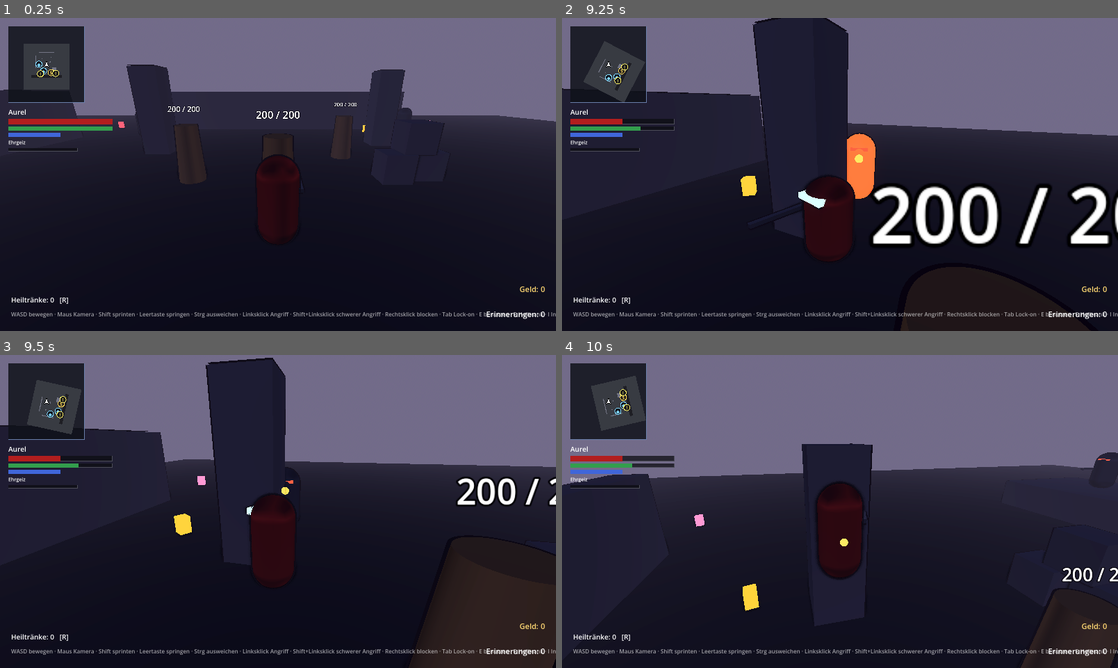
Above: before the commit, frames 1-4 (two rows, left to right).
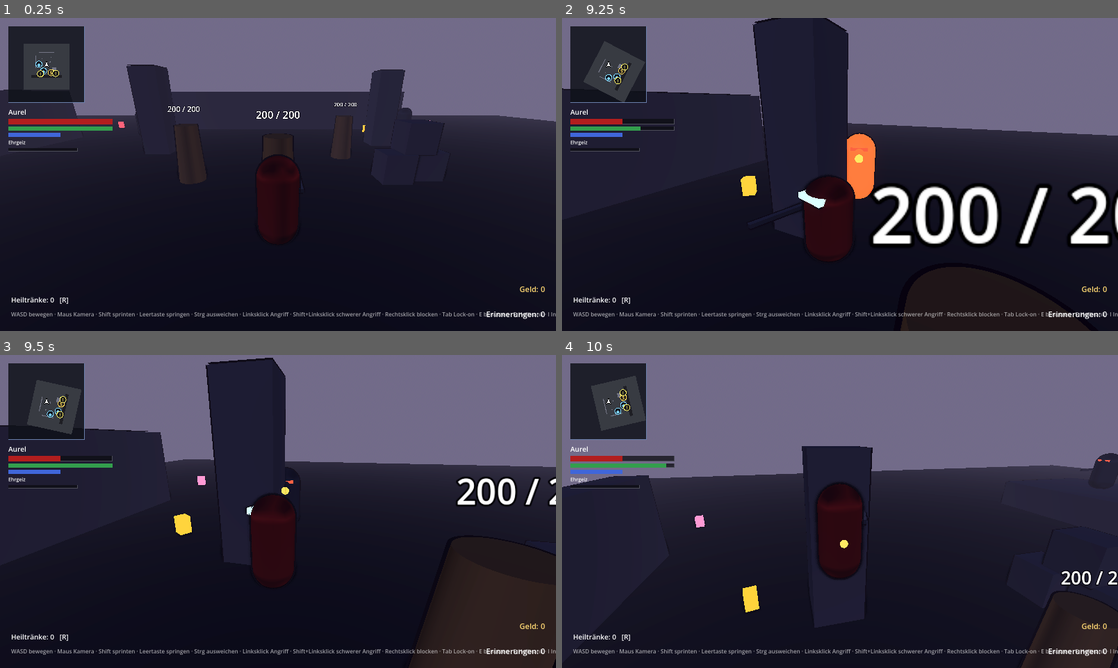
Above: after the commit, the same moments.

Repository: Aurelvonwatzdorf/nr1
Game: Godot game, scene res://tests/smoke_test.tscn
Same seed, same stepped clock (60 frames per second), same inputs: the game is played once before the commit and once after it. This scene is started directly instead of the project's main scene.
Inputs (mouse positions are in pixels of both pictures, inside the frame that each line leads up to):
- Up to frame 1 (0.25 s): no input
- Up to frame 2 (9.25 s): move the mouse to (867, 174) at 0.52 s; hold W (move_forward) 0.53-4.28 s; tap Ctrl (dodge) at 0.6, 1.55, 3.05, 4.35, 6.05, 7.55, 8.85 s; tap Space (jump) at 0.77, 0.8, 1.07, 1.35, 1.52, 1.82, 2.3, 3.02, 3.32, 3.77, 3.8, 4.07, 4.52, 4.82, 5.3, 6.02, 6.32, 6.77, 6.8, 7.07, 7.52, 7.82, 8.3, 9.02 s; move the mouse to (812, 174) at 1.27 s; move the mouse to (851, 168) at 2.02 s; click (851, 168) at 2.1 s; move the mouse to (834, 180) at 2.77 s; right-click (834, 180) at 2.85 s; move the mouse to (878, 177) at 3.52 s; tap F (call_spirit) at 3.6 s; tap I (inventory) at 4.15 s; move the mouse to (673, 127) at 4.27 s; hold A (move_left) 4.28-5.03 s; move the mouse to (845, 174) at 5.02 s; hold W (move_forward) 5.03-5.78 s; tap V (fire) at 5.1 s; move the mouse to (817, 168) at 5.77 s; hold D (move_right) 5.78-6.53 s; tap R (heal) at 5.85 s; move the mouse to (867, 174) at 6.52 s; hold W (move_forward) 6.53-8.78 s; tap E (interact) at 6.6 s; move the mouse to (812, 174) at 7.27 s; tap Middle mouse button (lock_on) at 7.35 s; move the mouse to (851, 168) at 8.02 s; hold Shift (sprint) 8.03-8.78 s; move the mouse to (834, 180) at 8.77 s; hold A (move_left) from 8.78 s (still down)
- Up to frame 3 (9.5 s): keep holding A (move_left); tap Space (jump) at 9.32 s
- Up to frame 4 (10 s): move the mouse to (878, 514) at 9.52 s; release A (move_left) at 9.53 s; hold W (move_forward) from 9.53 s (still down); tap Space (jump) at 9.6, 9.77 s

Frames 1-2 are identical in both runs. In frame 3, less than 0.1% of the frame differs, in the area x 14-21%, y 34-36%; in frame 4, 0.8%, in the area x 0-100%, y 28-100%.

Commit message:
Black market: cyber legs implant allows a double jump
Co-Authored-By: Claude Opus 5.5 <noreply@anthropic.com>
Claude-Session: https://claude.ai/code/session_01RjnwZ2TtYogGPE8DCJukRJ

Diff:
--- /dev/null
+++ b/game/resources/items/cyber_legs.tres
@@ -0,0 +1,12 @@
+[gd_resource type="Resource" script_class="ItemData" format=3]
+
+[ext_resource type="Script" path="res://scripts/items/item_data.gd" id="1_item"]
+
+[resource]
+script = ExtResource("1_item")
+id = &"cyber_legs"
+display_name = "Cyberbeine (Implantat)"
+description = "Cyborg-Implantat vom Schwarzmarkt: Schubdüsen in den Beinen. In der Luft noch einmal springen (Doppelsprung)."
+kind = 1
+color = Color(0.4, 0.9, 1, 1)
+grants_double_jump = true
--- a/game/scenes/levels/santo_santiago.tscn
+++ b/game/scenes/levels/santo_santiago.tscn
@@ -35,6 +35,7 @@
 [ext_resource type="Resource" path="res://resources/items/dermal_plating.tres" id="item_dermal_plating"]
 [ext_resource type="Resource" path="res://resources/items/neuro_booster.tres" id="item_neuro_booster"]
 [ext_resource type="Resource" path="res://resources/items/heart_pump.tres" id="item_heart_pump"]
+[ext_resource type="Resource" path="res://resources/items/cyber_legs.tres" id="item_cyber_legs"]
 
 [sub_resource type="ProceduralSkyMaterial" id="ProceduralSkyMaterial_dusk"]
 sky_top_color = Color(0.16, 0.12, 0.3, 1)
@@ -223,8 +224,8 @@
 [node name="BlackMarket" parent="NPCs" instance=ExtResource("10_npc")]
 transform = Transform3D(1, 0, 0, 0, 1, 0, 0, 0, 1, -26, 0, 91)
 script = ExtResource("11_merchant")
-stock = Array[Resource]([ExtResource("item_pistol"), ExtReso …(186 unchanged characters)… ooster"), ExtResource("item_heart_pump")])
-prices = Array[int]([250, 30, 300, 200, 220, 260, 240, 180])
+stock = Array[Resource]([ExtResource("item_pistol"), ExtReso …(186 unchanged characters)… ooster"), ExtResource("item_heart_pump"), ExtResource("item_cyber_legs")])
+prices = Array[int]([250, 30, 300, 200, 220, 260, 240, 180, 280])
 greeting = "Leise. Hier fragt keiner, woher etwas kommt. Und du fragst auch nicht."
 npc_id = &"city_black_market"
 display_name = "Schwarzhändler"
--- a/game/scripts/items/inventory.gd
+++ b/game/scripts/items/inventory.gd
@@ -51,8 +51,13 @@
 
 ## Besitzt man ein Radar? (Gegner auf der Karte.)
 func has_radar() -> bool:
+	return has_permanent_flag(&"grants_radar")
+
+
+## Hat irgendein dauerhafter Gegenstand diese Eigenschaft (z. B. &"grants_double_jump")?
+func has_permanent_flag(property: StringName) -> bool:
 	for item in get_owned_items():
-		if item.kind == ItemData.Kind.PERMANENT and item.grants_radar:
+		if item.kind == ItemData.Kind.PERMANENT and bool(item.get(property)):
 			return true
 	return false
 
--- a/game/scripts/items/item_data.gd
+++ b/game/scripts/items/item_data.gd
@@ -48,6 +48,8 @@
 @export var bonus_stamina_regen: float = 0.0
 ## Zeigt Gegner auf Minimap und Karte.
 @export var grants_radar: bool = false
+## Erlaubt einen zweiten Sprung in der Luft (Cyberbeine).
+@export var grants_double_jump: bool = false
 
 @export_group("Nahkampfwaffe")
 @export var light_attack: AttackData
--- a/game/scripts/items/item_database.gd
+++ b/game/scripts/items/item_database.gd
@@ -17,6 +17,7 @@
 	&"dermal_plating": "res://resources/items/dermal_plating.tres",
 	&"neuro_booster": "res://resources/items/neuro_booster.tres",
 	&"heart_pump": "res://resources/items/heart_pump.tres",
+	&"cyber_legs": "res://resources/items/cyber_legs.tres",
 }
 
 static var _cache: Dictionary[StringName, ItemData] = {}
--- a/game/scripts/player/player.gd
+++ b/game/scripts/player/player.gd
@@ -37,6 +37,8 @@
 var _execution_targets: Array[Enemy] = []
 ## Zeit bis zum nächsten möglichen Schuss.
 var _fire_cooldown_left: float = 0.0
+## Schon in der Luft nachgesprungen? (Doppelsprung mit Cyberbeinen.)
+var _air_jump_used: bool = false
 
 
 func _ready() -> void:
@@ -118,11 +120,17 @@
 
 
 ## Springen (Leertaste), nur vom Boden aus. Gibt true zurück, wenn gesprungen wurde.
+## In der Luft geht ein zweiter Sprung, wenn man Cyberbeine besitzt.
 func try_jump() -> bool:
-	if not is_input_enabled() or not is_on_floor() or not Input.is_action_just_pressed(&"jump"):
-		return false
-	if not stamina.can_act():
-		return false
+	if is_on_floor():
+		_air_jump_used = false
+	if not is_input_enabled() or not Input.is_action_just_pressed(&"jump") or not stamina.can_act():
+		return false
+	if not is_on_floor():
+		if _air_jump_used or not GameState.inventory.has_permanent_flag(&"grants_double_jump"):
+			return false
+		_air_jump_used = true
+		animator.play_double_jump()
 	stamina.consume(character_data.jump_stamina_cost)
 	velocity.y = character_data.jump_velocity
 	animator.play(&"jump", 0.35)
--- a/game/scripts/player/player_animator.gd
+++ b/game/scripts/player/player_animator.gd
@@ -35,6 +35,31 @@
 			_kill_tween()
 			_tween = create_tween()
 			_tween.tween_property(visual_root, "rotation:x", deg_to_rad(-90.0), 0.5)
+
+
+## Doppelsprung: kurzer Lichtring unter den Füßen (Schub der Cyberbeine).
+func play_double_jump() -> void:
+	if visual_root == null:
+		return
+	var ring := MeshInstance3D.new()
+	var mesh := TorusMesh.new()
+	mesh.inner_radius = 0.35
+	mesh.outer_radius = 0.5
+	ring.mesh = mesh
+	var material := StandardMaterial3D.new()
+	material.shading_mode = BaseMaterial3D.SHADING_MODE_UNSHADED
+	material.albedo_color = Color(0.4, 0.9, 1.0)
+	material.transparency = BaseMaterial3D.TRANSPARENCY_ALPHA
+	ring.material_override = material
+	var parent: Node = visual_root.get_tree().current_scene
+	if parent == null:
+		parent = visual_root
+	parent.add_child(ring)
+	ring.global_position = visual_root.global_position
+	var tween := ring.create_tween().set_parallel()
+	tween.tween_property(ring, "scale", Vector3(2.5, 1.0, 2.5), 0.3)
+	tween.tween_property(material, "albedo_color:a", 0.0, 0.3)
+	tween.chain().tween_callback(ring.queue_free)
 
 
 ## Schuss: kurzer Leuchtstrahl vom Lauf bis zum Einschlag, Mündungsblitz.
--- a/game/tests/smoke_test.gd
+++ b/game/tests/smoke_test.gd
@@ -97,6 +97,27 @@
 	_check(max_y > floor_y + 0.8, "Leertaste springt (Höhe %.2f)" % (max_y - floor_y))
 	await _frames(60)
 	_check(player.is_on_floor(), "Figur landet wieder")
+
+	# Doppelsprung nur mit Cyberbeinen
+	var single_peak := floor_y + 2.0
+	for with_legs: bool in [false, true]:
+		if with_legs:
+			GameState.inventory.add(&"cyber_legs")
+		player.stamina.refill()
+		await _tap(&"jump")
+		await _frames(12)
+		await _tap(&"jump")
+		var peak := floor_y
+		for i in 40:
+			await get_tree().physics_frame
+			peak = maxf(peak, player.global_position.y)
+		if with_legs:
+			_check(peak > single_peak + 0.5, "Cyberbeine: zweiter Sprung in der Luft (Höhe %.2f)" % (peak - floor_y))
+		else:
+			_check(peak < single_peak, "Ohne Cyberbeine kein Doppelsprung (Höhe %.2f)" % (peak - floor_y))
+		await _frames(80)
+	GameState.inventory.remove(&"cyber_legs")
+	_check(player.is_on_floor(), "Nach dem Doppelsprung wieder am Boden")
 
 	# Leben regeneriert nach 10 s ohne Schaden in 20er-Schritten
 	var hp_regen_start := player.health.current
Not shown, changed: CLAUDE.md
